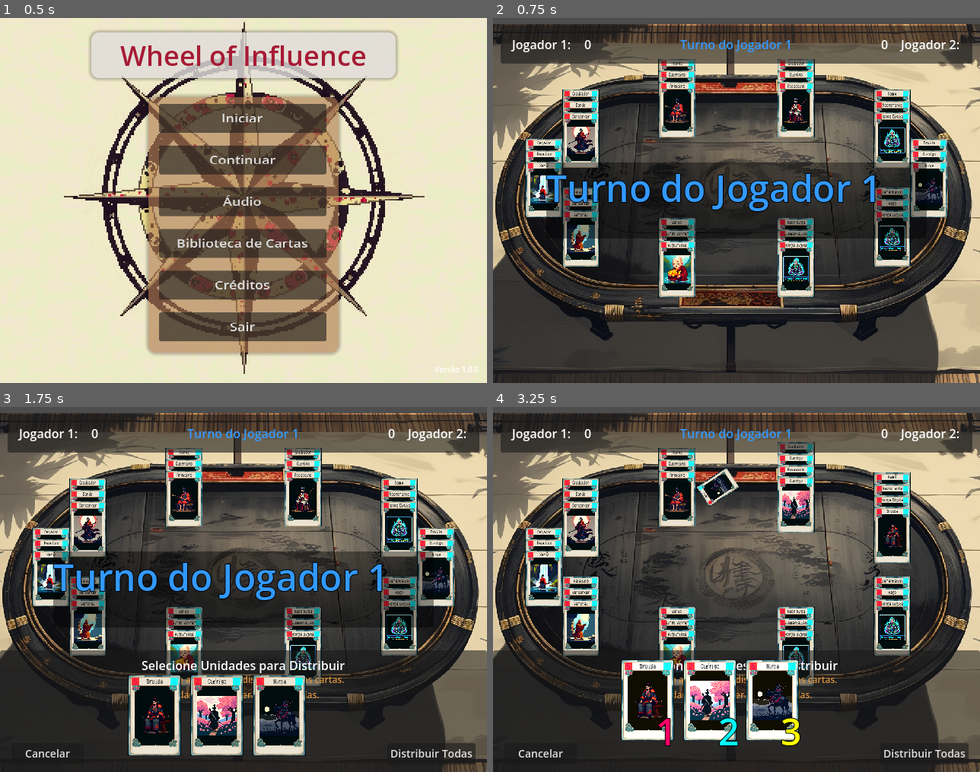
Above: before the commit, frames 1-4 (two rows, left to right).
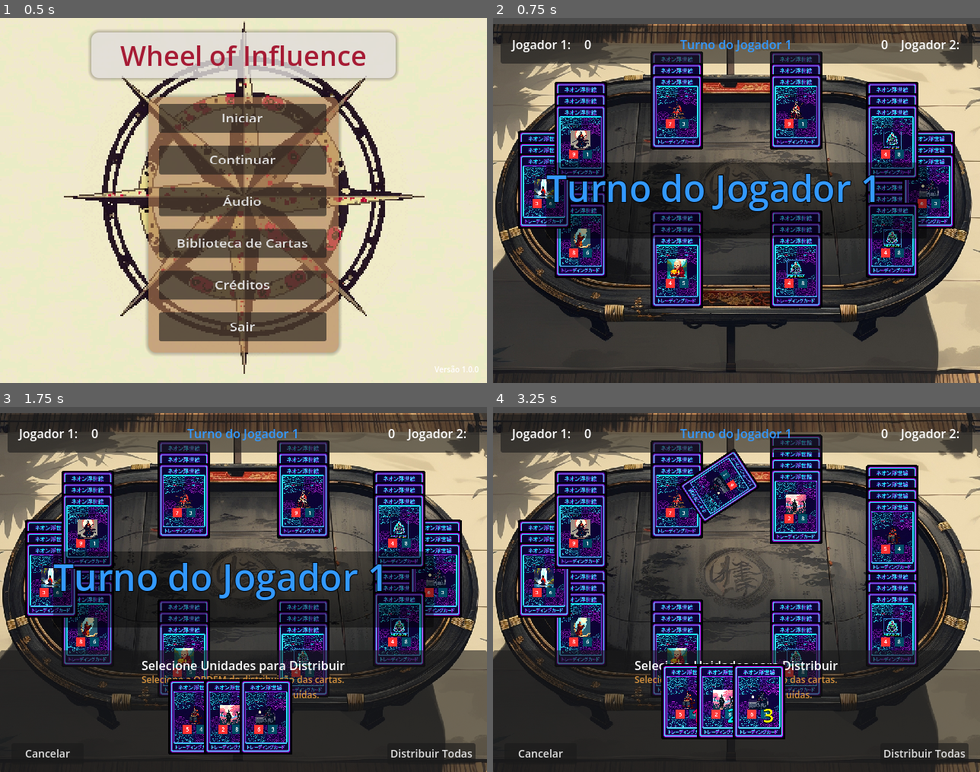
Above: after the commit, the same moments.

Repository: ericlacerda/wheelofInfluence
Game: Godot game, scene res://menu.tscn
Same seed, same stepped clock (60 frames per second), same inputs: the game is played once before the commit and once after it.
Inputs (mouse positions are in pixels of both pictures, inside the frame that each line leads up to):
- Up to frame 1 (0.5 s): no input
- Up to frame 2 (0.75 s): click "Continuar" at 0.5 s
- Up to frame 3 (1.75 s): click (438, 567) at 1.27 s
- Up to frame 4 (3.25 s): click "Distribuir Todas" at 2 s; click (931, 567) at 2.77 s

Frame 1 is identical in both runs. In frame 2, 25% of the frame differs, in the area x 5-95%, y 9-80%; in frame 3, 31%; in frame 4, 31%, in the area x 5-88%, y 7-93%.

Commit message:
Ajuste de tamanhos

Diff:
--- a/distribution_panel.gd
+++ b/distribution_panel.gd
@@ -12,7 +12,7 @@
 
 # Configurações para o layout em linha
 const CARD_SPACING = 12.0       # Espaçamento maior entre as cartas maiores
-const CARD_BASE_SCALE = 1.0     # Cartas em tamanho normal (escala 1.0)
+const CARD_BASE_SCALE = 0.5     # Cartas em tamanho normal (escala 0.5)
 const CARD_HOVER_SCALE = 1.3    # Escala aumentada quando passar o mouse sobre a carta
 const CARD_ELEVATION = 20.0     # Elevação maior quando selecionadas
 
--- a/region.gd
+++ b/region.gd
@@ -19,7 +19,7 @@
 # Configurações para as cartas
 const MAX_VISIBLE_CARDS = 12        # Aumentado para mostrar mais cartas
 const CARD_SPACING_Y = 15           # Espaçamento vertical entre cartas (altura da área de ataque/defesa)
-const CARD_SCALE = 0.7              # Escala das cartas na região (aumentada de 0.3 para 0.4)
+const CARD_SCALE = 0.5              # Escala das cartas na região (reduzida para 0.5 para igualar a mão)
 const CARD_WIDTH = 70.0             # Largura de uma carta (em pixels)
 const CARD_HEIGHT = 105.0           # Altura de uma carta (em pixels)
 const MIN_REGION_SIZE = 14.0        # Tamanho mínimo da região (sem cartas) - metade da largura da carta
--- a/unit.gd
+++ b/unit.gd
@@ -37,7 +37,7 @@
 
 	# Definir a escala inicial da carta
 	if not in_distribution_panel:
-		scale = Vector2(0.4, 0.4)  # Escala 0.4 resulta em 28px de largura (70px * 0.4)
+		scale = Vector2(0.5, 0.5)  # Escala 0.4 resulta em 28px de largura (70px * 0.4)
 
 	# Monitorar eventos de input
 	set_process_input(true)
@@ -154,7 +154,7 @@
 		pass
 	else:
 		# Se não estiver no painel de distribuição, usar a escala padrão para regiões
-		scale = Vector2(0.4, 0.4)
+		scale = Vector2(0.5, 0.5)
 
 # Define o jogador proprietário da unidade
 func set_player(player_number):
@@ -166,13 +166,13 @@
 	# Estatísticas
 	if attack_label:
 		attack_label.text = str(attack)
-		# Electric Crimson #FF0055
-		attack_label.add_theme_color_override("font_color", Color("#FF0055"))
+		# Usar Branco para contraste, já que o fundo é Vermelho
+		attack_label.add_theme_color_override("font_color", Color.WHITE)
 
 	if defense_label:
 		defense_label.text = str(defense)
-		# Cyan Frost #00F0FF
-		defense_label.add_theme_color_override("font_color", Color("#00F0FF"))
+		# Usar Branco para contraste, já que o fundo é Azul
+		defense_label.add_theme_color_override("font_color", Color.WHITE)
 
 	# Garantir que os rótulos estáticos "ATK" e "DEF" estejam visíveis
 	var stat_labels = $Card/StatLabels
--- a/unit.tscn
+++ b/unit.tscn
@@ -52,9 +52,9 @@
 [node name="AttackBox" type="ColorRect" parent="Card"]
 layout_mode = 0
 offset_left = 5.0
-offset_top = 2.5
-offset_right = 15.0
-offset_bottom = 12.5
+offset_top = 78.0
+offset_right = 29.0
+offset_bottom = 102.0
 mouse_filter = 2
 color = Color(3, 0.2, 0.2, 1)
 
@@ -65,7 +65,7 @@
 anchor_bottom = 1.0
 grow_horizontal = 2
 grow_vertical = 2
-theme_override_font_sizes/font_size = 10
+theme_override_font_sizes/font_size = 14
 text = "5"
 horizontal_alignment = 1
 vertical_alignment = 1
@@ -73,10 +73,11 @@
 [node name="TitleLabel" type="Label" parent="Card"]
 modulate = Color(0, 0, 0, 1)
 layout_mode = 0
-offset_left = 15.0
-offset_right = 72.0
-offset_bottom = 16.0
-scale = Vector2(0.719999, 1)
+offset_left = 5.0
+offset_top = 8.0
+offset_right = 65.0
+offset_bottom = 24.0
+scale = Vector2(1, 1)
 theme_override_font_sizes/font_size = 9
 text = "Cavaleiro"
 label_settings = SubResource("LabelSettings_5wnup")
@@ -87,12 +88,12 @@
 
 [node name="DefenseBox" type="ColorRect" parent="Card"]
 layout_mode = 0
-offset_left = 56.0
-offset_top = 2.5
-offset_right = 66.0
-offset_bottom = 12.5
+offset_left = 41.0
+offset_top = 78.0
+offset_right = 65.0
+offset_bottom = 102.0
 mouse_filter = 2
-color = Color(0.1, 1.2, 2.0, 1)
+color = Color(0.0, 0.3, 0.4, 1)
 
 [node name="DefenseLabel" type="Label" parent="Card/DefenseBox"]
 layout_mode = 1
@@ -101,7 +102,7 @@
 anchor_bottom = 1.0
 grow_horizontal = 2
 grow_vertical = 2
-theme_override_font_sizes/font_size = 10
+theme_override_font_sizes/font_size = 14
 text = "3"
 horizontal_alignment = 1
 vertical_alignment = 1
Binary file changed: Image/Cards/Neon/Front.png
Not shown, changed: Image/Cards/Neon/Front.png.import
Not shown, added: Tools/image_fixer.py
Not shown, added: Tools/image_processor.py
